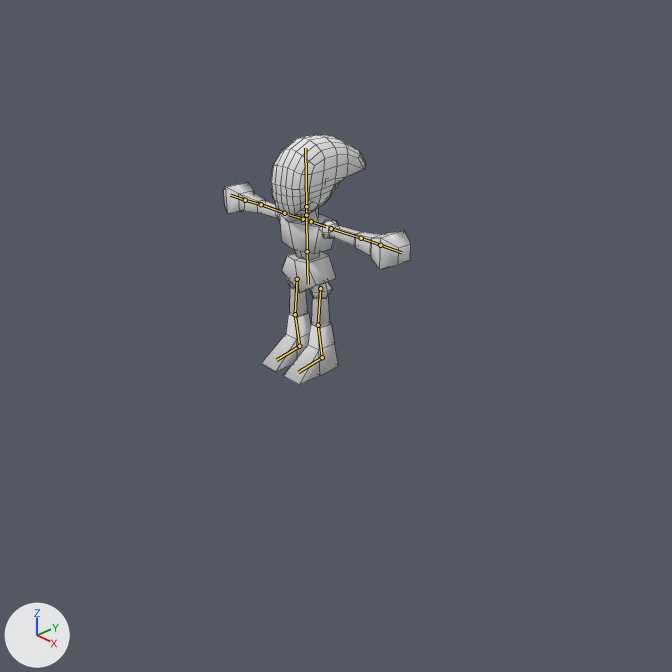
The Blender file Julio/DormTest/Assets/Model/ROBOT.blend, before and after one commit.
One viewpoint serves both versions: the file's camera 'Camera'. Lighting does not change. The marker at lower left points along +X, +Y and +Z. The bones that bend it are drawn over the model as lines. Mesh edges are drawn as thin lines.

In view in the first picture: 'Leg'.
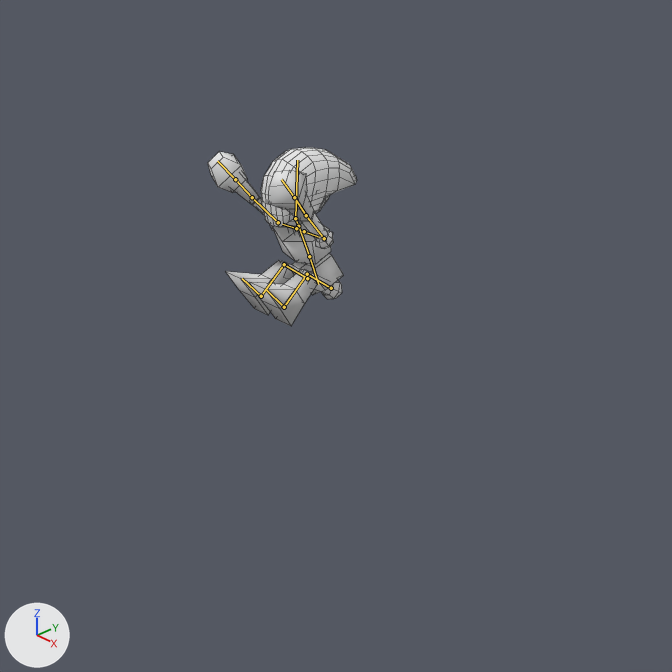
The newer file adds an action. The first version stands in its rest pose; the second is drawn at frame 15 of the action 'LedgeGrab'.

What changed in the scene script:
```text
Change bone_bone:
    where bone_bone = bpy.data.objects['Armature'].pose.bones['Bone']  # child of 'root'
    bone_bone.location: (0.0, 0.0, 0.0) -> (0.0, -0.047, 0.083)
Change bone_chest:
    where bone_chest = bpy.data.objects['Armature'].pose.bones['chest']  # child of 'Bone'
    bone_chest.rotation_quaternion: (1.0, 0.0, 0.0, 0.0) -> (0.982, 0.191, 0.0, 0.0)  # degrees (0, 0, 0) -> degrees (22, 0, 0)
Change bone_head:
    where bone_head = bpy.data.objects['Armature'].pose.bones['head']  # child of 'neck'
    bone_head.rotation_quaternion: (1.0, 0.0, 0.0, 0.0) -> (0.975, -0.224, 0.0, 0.0)  # degrees (0, 0, 0) -> degrees (-26, 0, 0)
Change bone_upperarm_l:
    where bone_upperarm_l = bpy.data.objects['Armature'].pose.bones['upperarm.l']  # child of 'collar.l'
    bone_upperarm_l.rotation_quaternion: (1.0, 0.0, 0.0, 0.0) -> (0.262, 0.007, -0.704, -0.66)  # degrees (0, 0, 0) -> degrees (89, -21, -158)
Change bone_upperarm_r:
    where bone_upperarm_r = bpy.data.objects['Armature'].pose.bones['upperarm.r']  # child of 'collar.r'
    bone_upperarm_r.rotation_quaternion: (1.0, 0.0, 0.0, 0.0) -> (0.265, 0.006, 0.713, 0.649)  # degrees (0, 0, 0) -> degrees (-89, 158, -22)
Change bone_pelvis:
    where bone_pelvis = bpy.data.objects['Armature'].pose.bones['pelvis']  # child of 'Bone'
    bone_pelvis.rotation_quaternion: (1.0, 0.0, 0.0, 0.0) -> (0.986, 0.167, 0.0, 0.0)  # degrees (0, 0, 0) -> degrees (19, 0, 0)
Change bone_ik_leg_l:
    where bone_ik_leg_l = bpy.data.objects['Armature'].pose.bones['ik-leg.l']  # child of 'root'
    bone_ik_leg_l.location: (0.0, 0.0, 0.0) -> (0.0, -1.206, -0.36)
Change bone_ik_leg_r:
    where bone_ik_leg_r = bpy.data.objects['Armature'].pose.bones['ik-leg.r']  # child of 'root'
    bone_ik_leg_r.location: (0.0, 0.0, 0.0) -> (0.0, -1.206, -0.36)
```

What differs and where, as boxes [x1, y1, x2, y2] in the pictures (672 x 672 px):
'Leg', posed (20% narrower, 28% shorter): before [224, 135, 411, 385]; after [208, 147, 357, 326]
bone 'chest', root to tip: before (307, 251) to (306, 215); after (309, 256) to (298, 226)
bone 'head', root to tip: before (306, 206) to (305, 148); after (295, 218) to (297, 160)
bone 'upperarm.l', root to tip: before (331, 228) to (361, 238); after (324, 238) to (306, 215)
bone 'upperarm.r', root to tip: before (284, 213) to (261, 204); after (278, 222) to (252, 197)
bone 'pelvis', root to tip: before (307, 251) to (308, 284); after (309, 256) to (318, 284)
